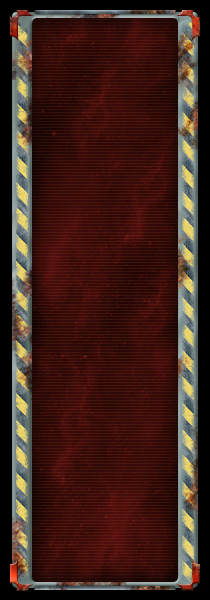
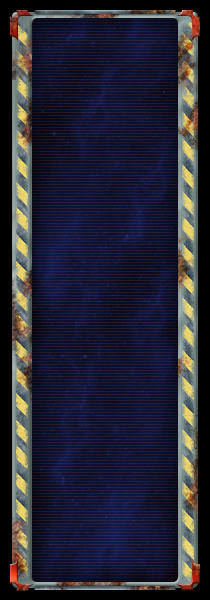
Revision of a layered 210 x 600 image; what changed, layer by layer:
pixels changed over (32, 18, 178, 582) (layer not identified)
